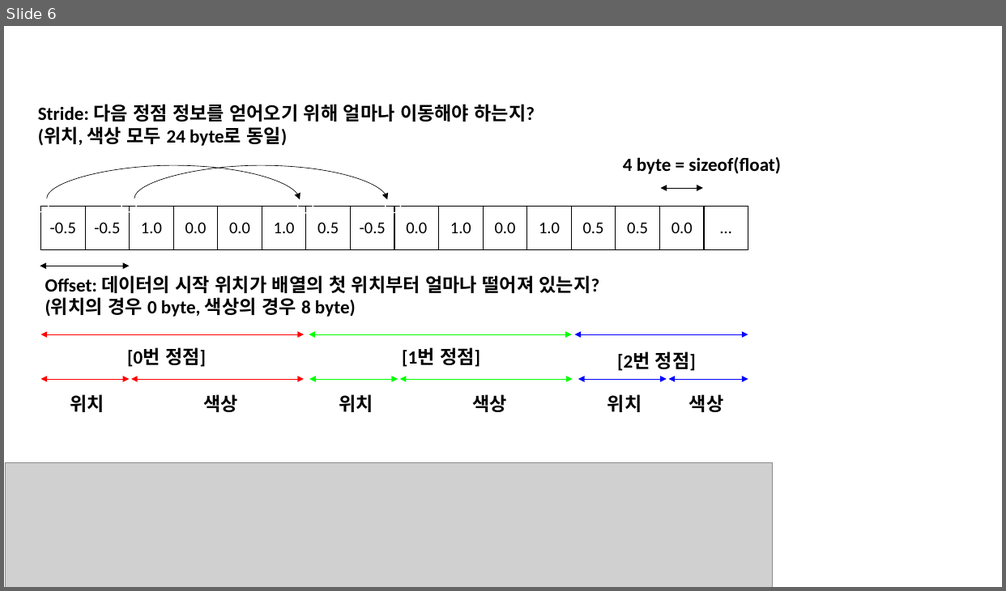
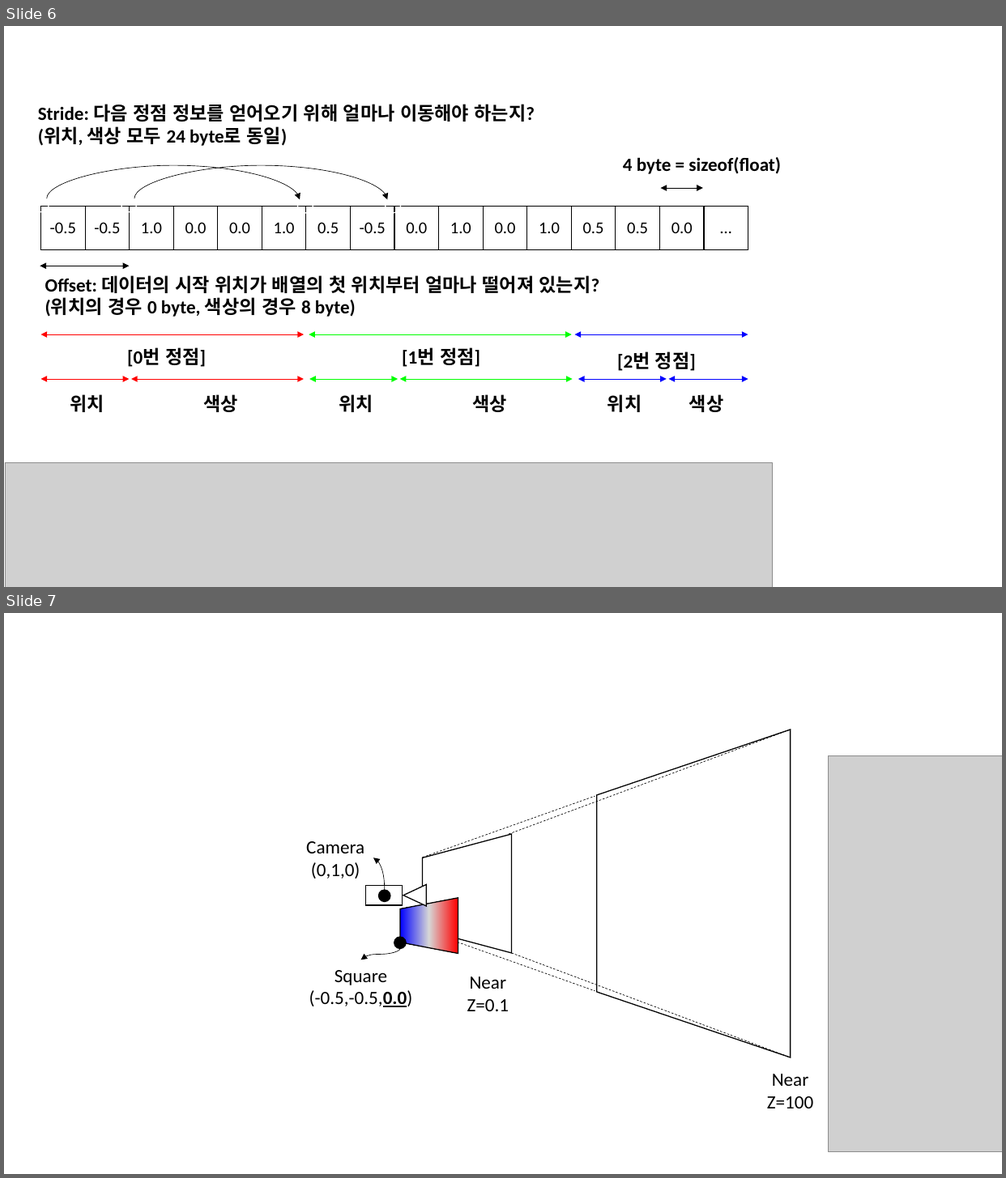
Before and after one commit to diskhkme/GL_Practice_Document, a slide deck: docs/tutorial-opengl/assets/figures.pptx. Shown one above the other, each under a label of ours: slide 6 before the commit, slides 6 and 7 after it. The pictures are 1006x591 and 1006x1178 pixels, drawn with LibreOffice and Linux fonts; fonts in the diff are those of the drawing; grey boxes stand for pictures. Boxes give left, top, right and bottom in pixels: in the first picture for what was removed or moved away, otherwise in the second. Text is boxed around its words. In the diff, an @@ line names an element or a change of style, - is before the commit and + after.

```diff
--- a/docs/tutorial-opengl/assets/figures.pptx
+++ b/docs/tutorial-opengl/assets/figures.pptx
@@ slide 7 added at (4, 613, 1002, 1174), background #FFFFFF @@
@@ line added from (509, 834) to (790, 730), #000000 0.5 pt dashed @@
@@ flow chart manual operation added at (597, 730, 791, 1058), fill #FFFFFF, outline #000000 1 pt @@
@@ picture added at (829, 756, 1002, 1152) @@
@@ line added from (423, 858) to (595, 796), #000000 0.5 pt dashed @@
@@ text added at (306, 841, 364, 879), 18 pt, text #000000 @@
+Camera
+(0,1,0)
@@ flow chart manual operation added at (423, 834, 512, 953), fill #FFFFFF, outline #000000 1 pt @@
@@ curved arrow added from (385, 890) to (374, 858), #000000 0.5 pt @@
@@ rectangle added at (365, 885, 403, 905), fill #FFFFFF, outline #000000 1 pt @@
@@ ellipse added at (378, 890, 390, 902), fill #000000, outline #000000 1 pt @@
@@ flow chart manual operation added at (400, 898, 458, 953), fill gradient #FF0000 to #D7D7D7 to #0000FF, outline #000000 1 pt @@
@@ triangle added at (404, 884, 427, 906), fill #FFFFFF, outline #000000 1 pt @@
@@ curved arrow added from (400, 949) to (361, 960), #000000 0.5 pt @@
@@ ellipse added at (394, 937, 406, 949), fill #000000, outline #000000 1 pt @@
@@ line added from (423, 930) to (595, 991), #000000 0.5 pt dashed @@
@@ text added at (309, 970, 413, 1007), 18 pt, text #000000 @@
+Square
+(-0.5,-0.5,0.0)
@@ text added at (467, 977, 509, 1012), 18 pt, text #000000 @@
+Near
+Z=0.1
@@ line added from (512, 954) to (790, 1058), #000000 0.5 pt dashed @@
@@ text added at (767, 1074, 813, 1109), 18 pt, text #000000 @@
+Near
+Z=100
```
Also in this commit, not shown: 24 other files.
